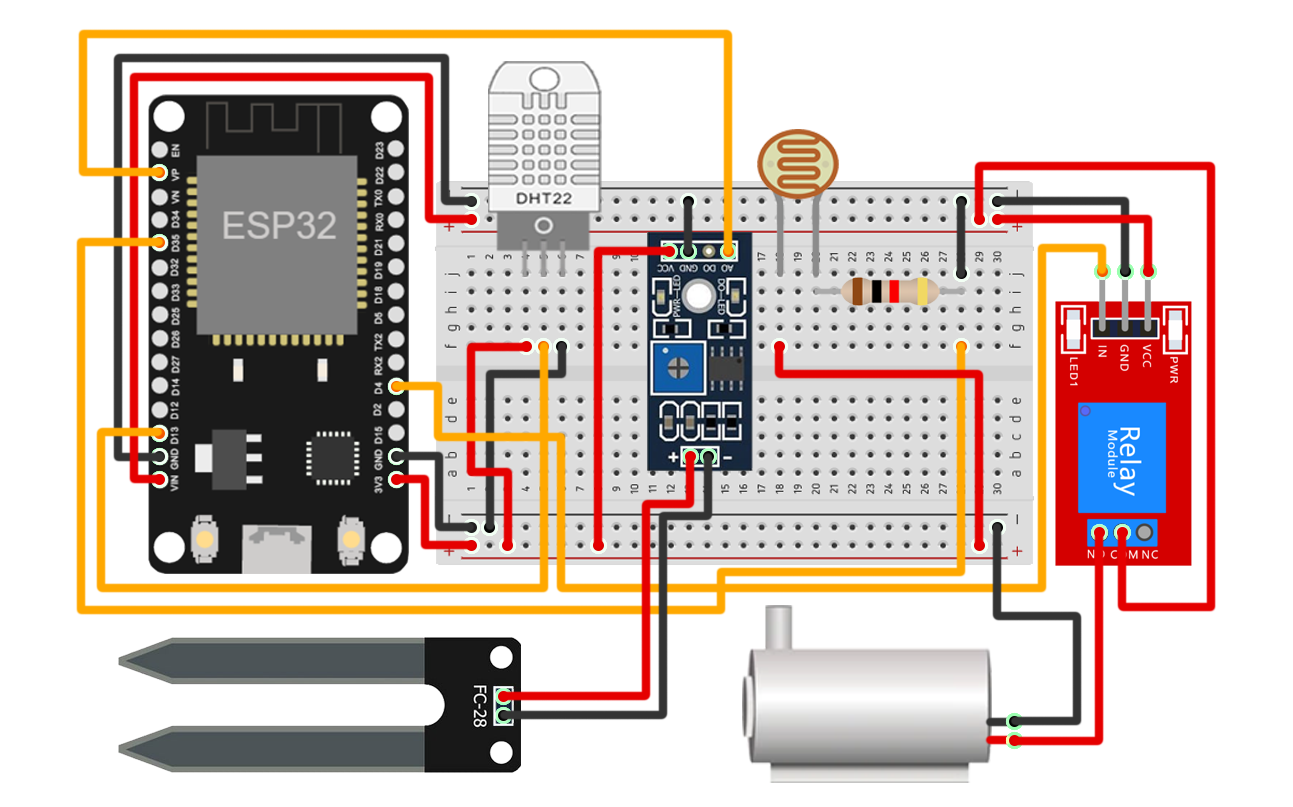
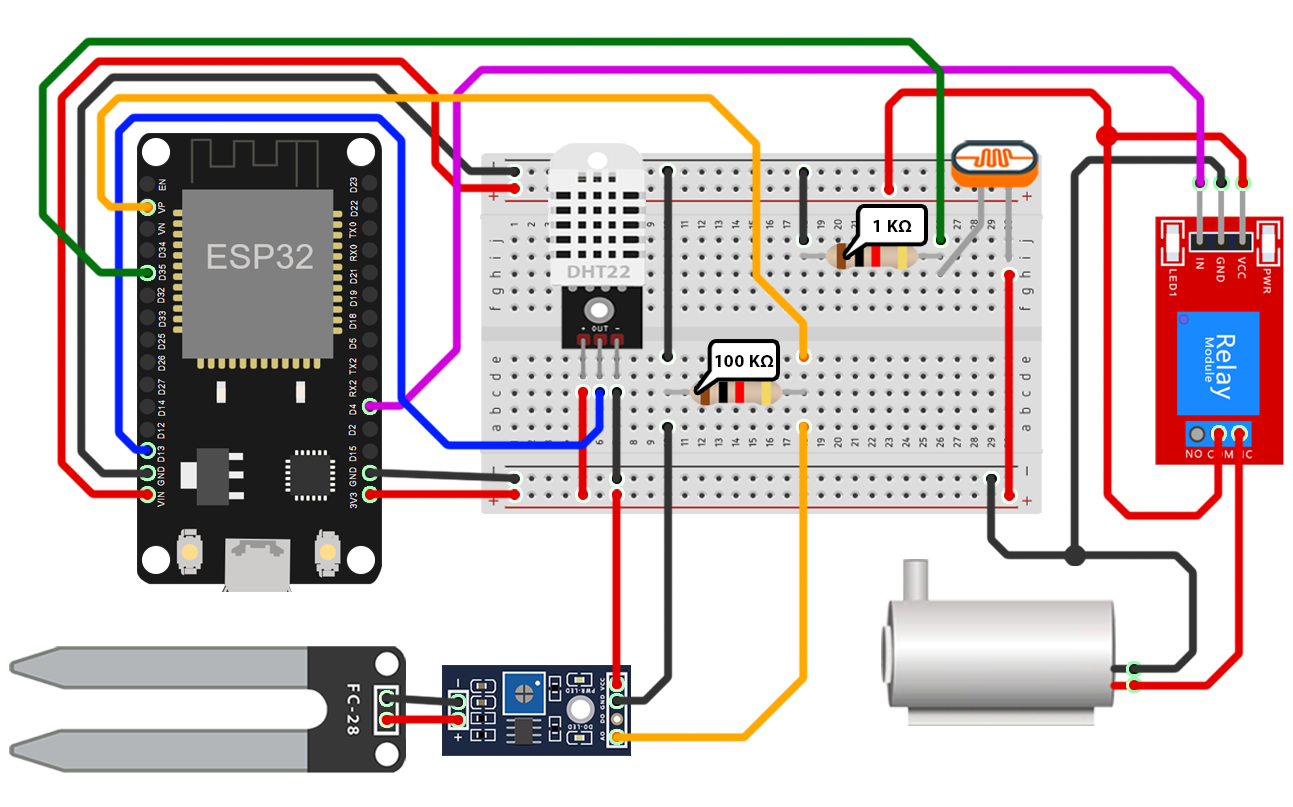
Comparing the layer stacks of the two 1293 × 807 images. Changes:
renamed "Layer 22" to "AO", painted on it over [left=77, top=29, right=809, bottom=361]
moved "Node copy 7" (2nd of 4, in "Wiring_Device" › "Cable" › "FC-28" › "AO-2") into group "AO-2", painted on it over [left=154, top=237, right=622, bottom=742]
added layer "AO" (4th of 4, in "Wiring_Device" › "Cable" › "LDR" › "AO") in group "AO" over [left=38, top=36, right=946, bottom=278]
moved "DHT22" (1st of 3, in "Wiring_Device" › "Cable") above "Water Pump" over [left=95, top=112, right=622, bottom=594]
removed layer "Layer 10" from group "SDA" over [left=95, top=340, right=550, bottom=594]
moved "Layer 21" into group "OUT", painted on it over [left=75, top=112, right=967, bottom=616]
renamed "Layer 13" to "IN", painted on it over [left=363, top=64, right=1206, bottom=594]
renamed "Layer 16" to "COM", painted on it over [left=883, top=87, right=1224, bottom=613]
renamed "Layer 14" to "GND", painted on it over [left=991, top=154, right=1227, bottom=558]
renamed "Layer 4" to "5V", painted on it over [left=56, top=56, right=520, bottom=500]
renamed "Layer 6" to "GND", painted on it over [left=76, top=52, right=519, bottom=479]
removed group "FC-28" (2nd of 2, in "Wiring_Device" › "Component") (2 layers) from group "Component" over [left=118, top=232, right=753, bottom=773]
added group "FC-28 Sensor" with 7 layers in group "Component" over [left=9, top=343, right=806, bottom=773]
painted on "Water Pump" (3rd of 3, in "Wiring_Device" › "Component" › "Water Pump") over [left=742, top=559, right=1137, bottom=783]
painted on "Layer 12" over [left=1055, top=183, right=1284, bottom=566]
painted on "Breadboard" (2nd of 2, in "Wiring_Device" › "Component" › "Breadboard") over [left=434, top=152, right=1044, bottom=566]
renamed "Layer 3" to "ESP32", painted on it over [left=137, top=94, right=409, bottom=592]
…and 93 more changes (30 added, 48 painted, 12 removed, 5 renamed, 15 stack)
